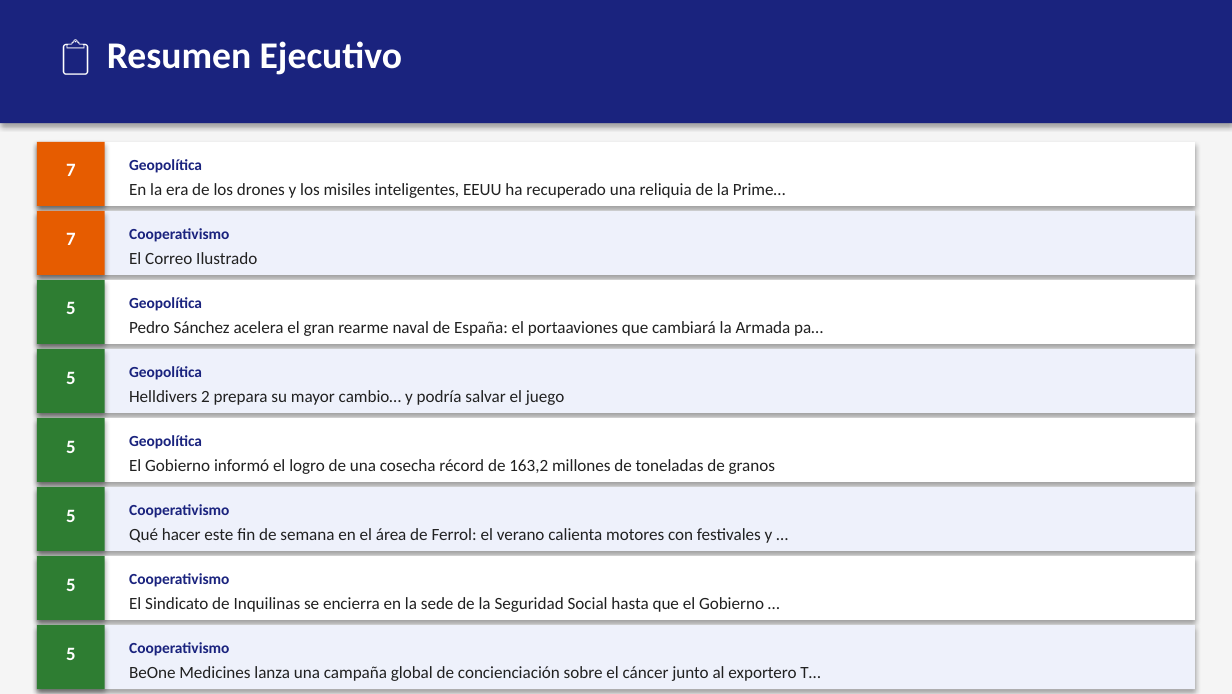
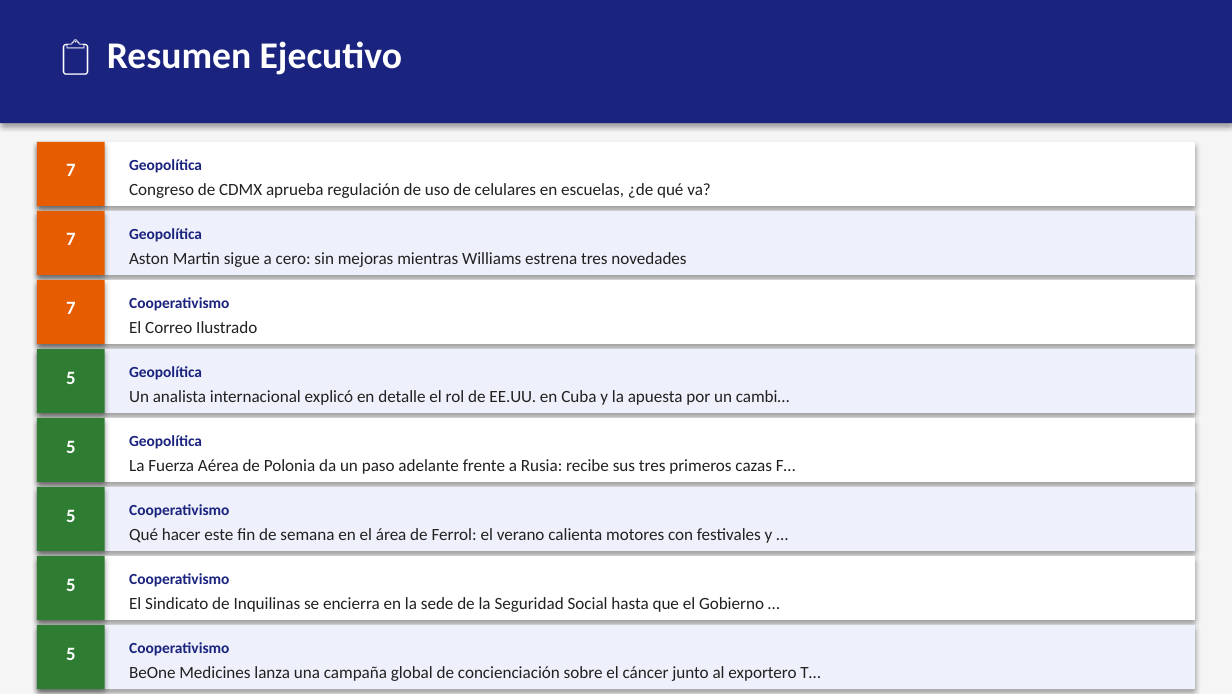
Before and after one commit to erickfranciscohernandez/financiero, a slide deck: slide 2 of newsletter_20260523.pptx. Drawn at 1232x694 pixels with LibreOffice and Linux fonts; fonts in the diff are those of the drawing. Boxes give left, top, right and bottom in pixels: in the first picture for what was removed or moved away, otherwise in the second. Text is boxed around its words. In the diff, an @@ line names an element or a change of style, - is before the commit and + after.

```diff
--- a/newsletter_20260523.pptx
+++ b/newsletter_20260523.pptx
@@ text at (129, 183, 711, 198): text changed @@
-En la era de los drones y los misiles inteligentes, EEUU ha recuperado una reliquia de la Prime…
+Congreso de CDMX aprueba regulación de uso de celulares en escuelas, ¿de qué va?
@@ text "Geopolítica": place and size @@
-text "Geopolítica" at (129, 297, 202, 311)
+text "Geopolítica" at (129, 228, 202, 242)
@@ text added at (129, 252, 686, 267), 10 pt, text #212121 @@
+Aston Martin sigue a cero: sin mejoras mientras Williams estrena tres novedades
@@ rectangle at (37, 280, 105, 344): fill #2E7D32 to #E65C00 @@
@@ text "Cooperativismo": place and size @@
-text "Cooperativismo" at (129, 228, 229, 242)
+text "Cooperativismo" at (129, 297, 229, 311)
@@ text at (66, 301, 76, 314): text changed @@
-5
+7
@@ text "El Correo Ilustrado": place and size @@
-text "El Correo Ilustrado" at (129, 252, 257, 264)
+text "El Correo Ilustrado" at (129, 321, 257, 333)
@@ text removed at (129, 321, 823, 336) @@
-Pedro Sánchez acelera el gran rearme naval de España: el portaaviones que cambiará la Armada pa…
@@ text at (129, 390, 790, 405): text changed @@
-Helldivers 2 prepara su mayor cambio… y podría salvar el juego
+Un analista internacional explicó en detalle el rol de EE.UU. en Cuba y la apuesta por un cambi…
@@ text at (129, 459, 796, 474): text changed @@
-El Gobierno informó el logro de una cosecha récord de 163,2 millones de toneladas de granos
+La Fuerza Aérea de Polonia da un paso adelante frente a Rusia: recibe sus tres primeros cazas F…
```
Also in this commit, not shown: 1 other slide changed, 5 other files.
